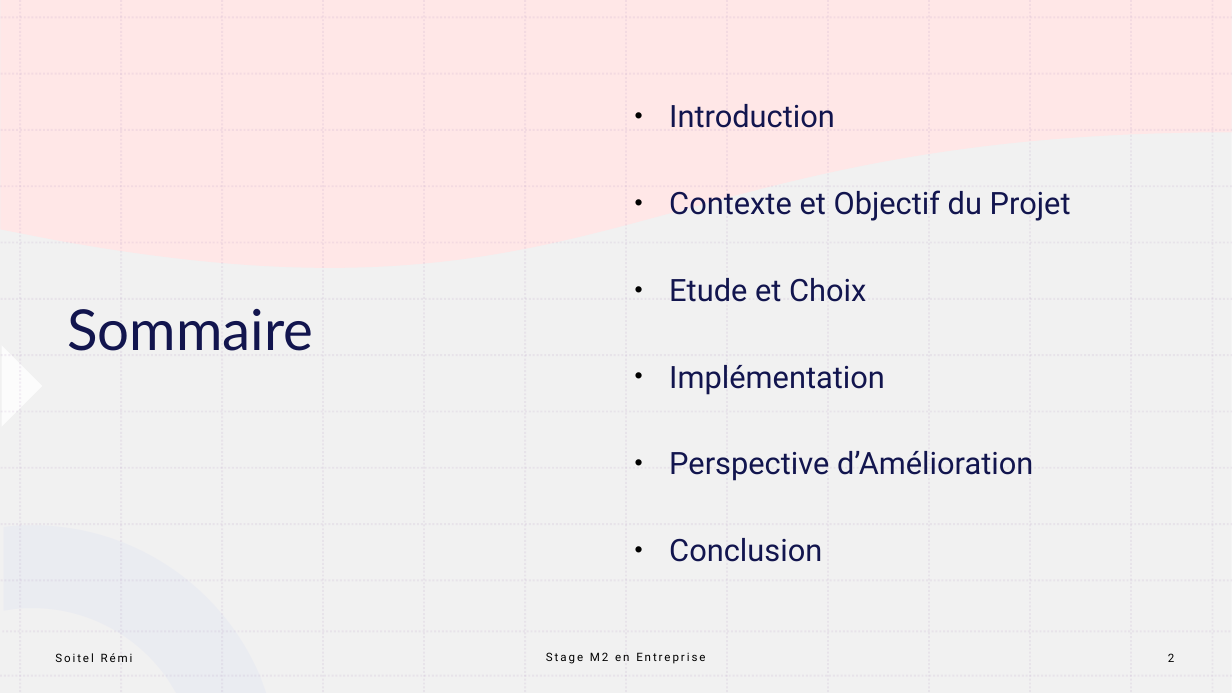
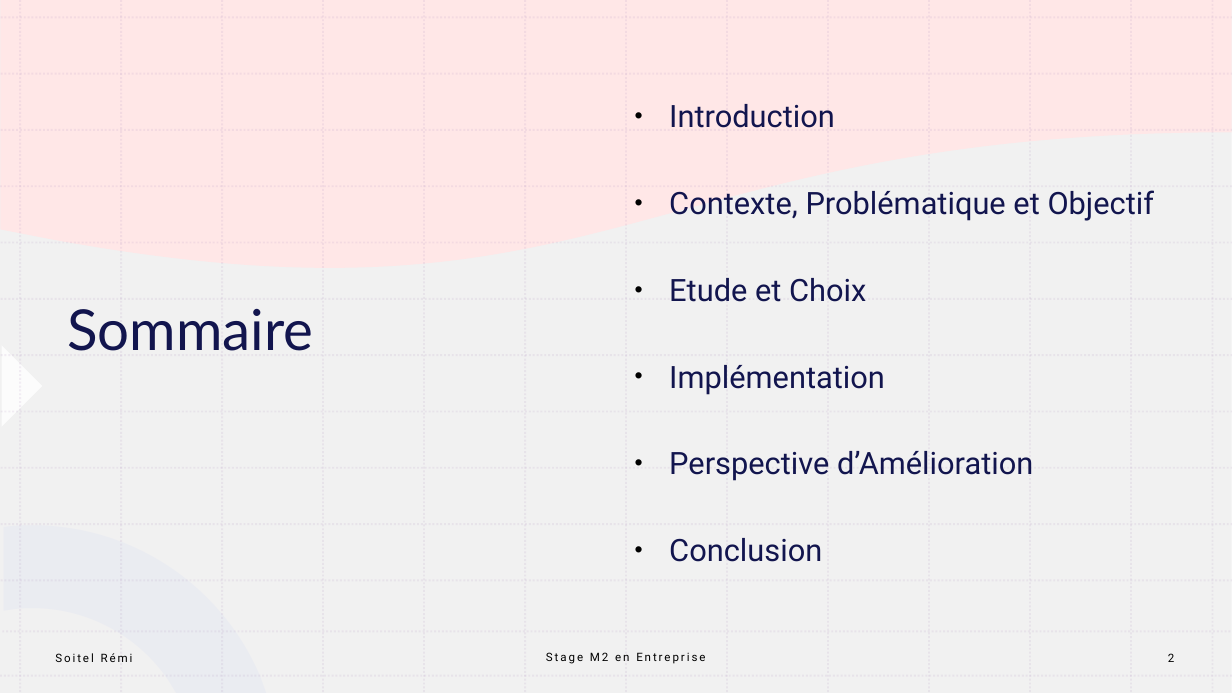
Before and after one commit to UnderBattle/projet_stage_m2, a slide deck: slide 2 of presentation_stage_m2_soitel_remi.pptx. Drawn at 1232x693 pixels with LibreOffice and Linux fonts; fonts in the diff are those of the drawing. Boxes give left, top, right and bottom in pixels: in the first picture for what was removed or moved away, otherwise in the second. Text is boxed around its words. In the diff, an @@ line names an element or a change of style, - is before the commit and + after.

```diff
--- a/presentation_stage_m2_soitel_remi.pptx
+++ b/presentation_stage_m2_soitel_remi.pptx
@@ text at (669,190,1155,221): text changed @@
-• Contexte et Objectif du Projet
+• Contexte, Problématique et Objectif
```
Also in this commit, not shown: 4 other slides changed, 14 slides added, 3 slides removed, 7 other files.
